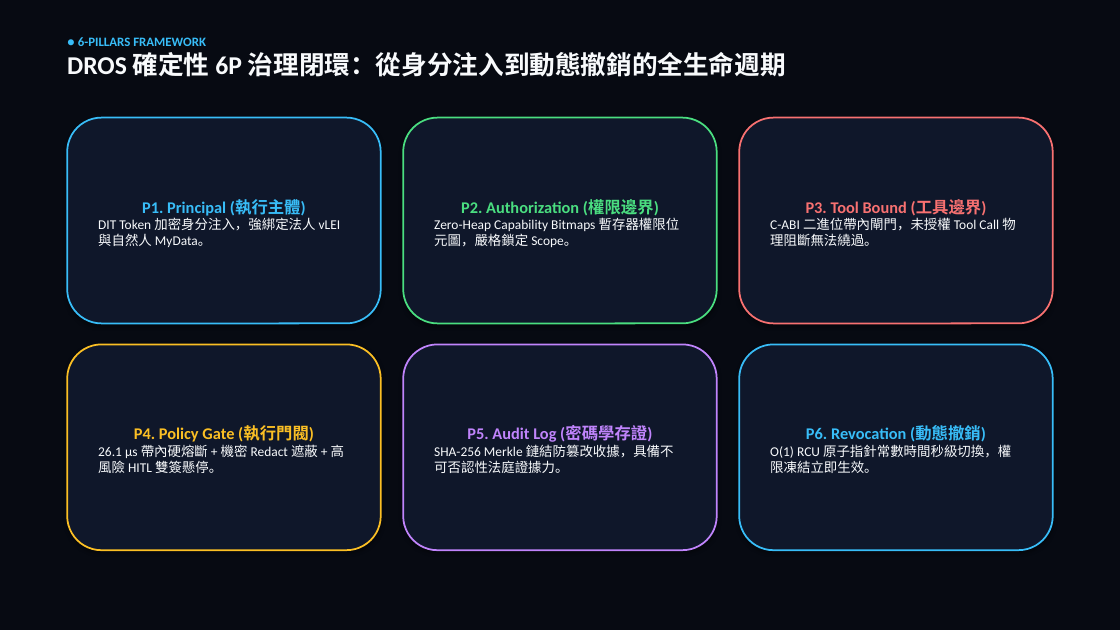
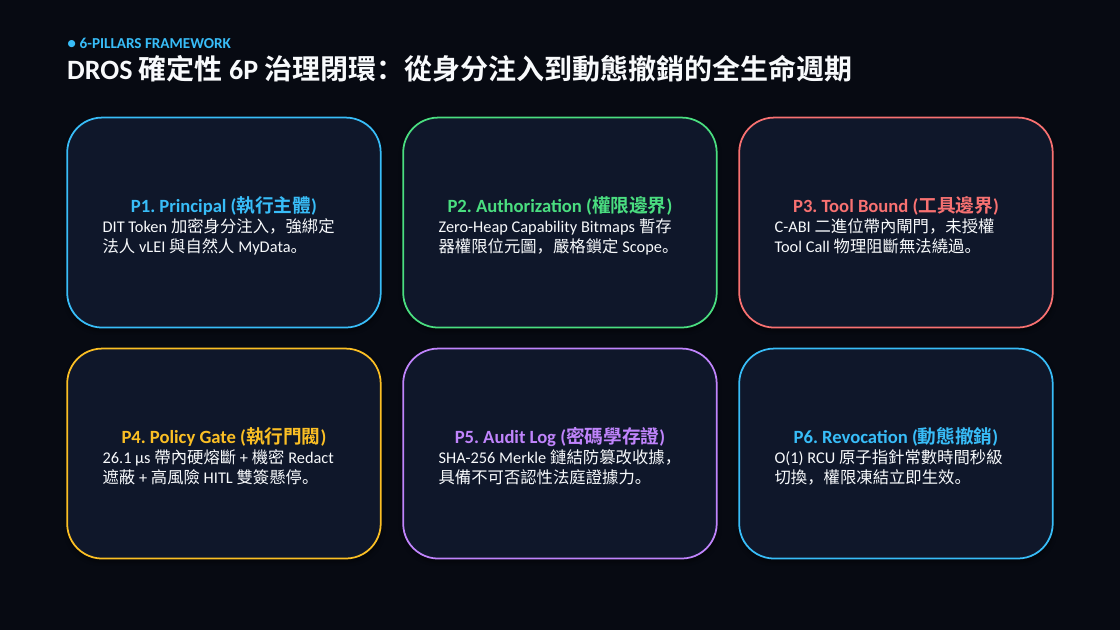
Before and after one commit to Top-Celestial-Company-Ltd/DROS-Hackathon-Showcase, a slide deck: slide 2 of DROS_DEMO.pptx. Drawn at 1120x630 pixels with LibreOffice and Linux fonts; fonts in the diff are those of the drawing. Boxes give left, top, right and bottom in pixels: in the first picture for what was removed or moved away, otherwise in the second. Text is boxed around its words. In the diff, an @@ line names an element or a change of style, - is before the commit and + after.

```diff
--- a/DROS_DEMO.pptx
+++ b/DROS_DEMO.pptx
@@ text "● 6-PILLARS FRAMEWORK" at [67,37,853,82]: size 11 to 13 pt in "● 6-PILLARS FRAMEWORK"; size 22 to 24 pt in "DROS 確定性 6P 治理閉環：從身分注入到動態撤銷的全生命週期" @@
@@ rounded rectangle "P1. Principal (執行主體)": place and size @@
-rounded rectangle "P1. Principal (執行主體)" at [67,118,381,323]
+rounded rectangle "P1. Principal (執行主體)" at [67,118,381,328]
@@ rounded rectangle "P1. Principal (執行主體)" at [67,118,381,328]: size 14 to 16 pt in "P1. Principal (執行主體)"; size 11.5 to 14 pt in "DIT Token 加密身分注入，強綁定法人 vLEI 與自然人 MyData。" @@
@@ rounded rectangle "P2. Authorization (權限邊界)": place and size @@
-rounded rectangle "P2. Authorization (權限邊界)" at [403,118,717,323]
+rounded rectangle "P2. Authorization (權限邊界)" at [403,118,717,328]
@@ rounded rectangle "P2. Authorization (權限邊界)" at [403,118,717,328]: size 14 to 16 pt in "P2. Authorization (權限邊界)"; size 11.5 to 14 pt in "Zero-Heap Capability Bitmaps 暫存器權限位元圖，嚴格鎖定 Scope。" @@
@@ rounded rectangle "P3. Tool Bound (工具邊界)": place and size @@
-rounded rectangle "P3. Tool Bound (工具邊界)" at [739,118,1053,323]
+rounded rectangle "P3. Tool Bound (工具邊界)" at [739,118,1053,328]
@@ rounded rectangle "P3. Tool Bound (工具邊界)" at [739,118,1053,328]: size 14 to 16 pt in "P3. Tool Bound (工具邊界)"; size 11.5 to 14 pt in "C-ABI 二進位帶內閘門，未授權 Tool Call 物理阻斷無法繞過。" @@
@@ rounded rectangle "P4. Policy Gate (執行門閥)": place and size @@
-rounded rectangle "P4. Policy Gate (執行門閥)" at [67,344,381,550]
+rounded rectangle "P4. Policy Gate (執行門閥)" at [67,349,381,559]
@@ rounded rectangle "P4. Policy Gate (執行門閥)" at [67,349,381,559]: size 14 to 16 pt in "P4. Policy Gate (執行門閥)"; size 11.5 to 14 pt in "26.1 μs 帶內硬熔斷 + 機密 Redact 遮蔽 ..." @@
@@ rounded rectangle "P5. Audit Log (密碼學存證)": place and size @@
-rounded rectangle "P5. Audit Log (密碼學存證)" at [403,344,717,550]
+rounded rectangle "P5. Audit Log (密碼學存證)" at [403,349,717,559]
@@ rounded rectangle "P5. Audit Log (密碼學存證)" at [403,349,717,559]: size 14 to 16 pt in "P5. Audit Log (密碼學存證)"; size 11.5 to 14 pt in "SHA-256 Merkle 鏈結防篡改收據，具備不可否認性法庭證據力。" @@
@@ rounded rectangle "P6. Revocation (動態撤銷)": place and size @@
-rounded rectangle "P6. Revocation (動態撤銷)" at [739,344,1053,550]
+rounded rectangle "P6. Revocation (動態撤銷)" at [739,349,1053,559]
@@ rounded rectangle "P6. Revocation (動態撤銷)" at [739,349,1053,559]: size 14 to 16 pt in "P6. Revocation (動態撤銷)"; size 11.5 to 14 pt in "O(1) RCU 原子指針常數時間秒級切換，權限凍結立即生效。" @@
```
Also in this commit, not shown: 7 other slides changed, 1 slide added.
